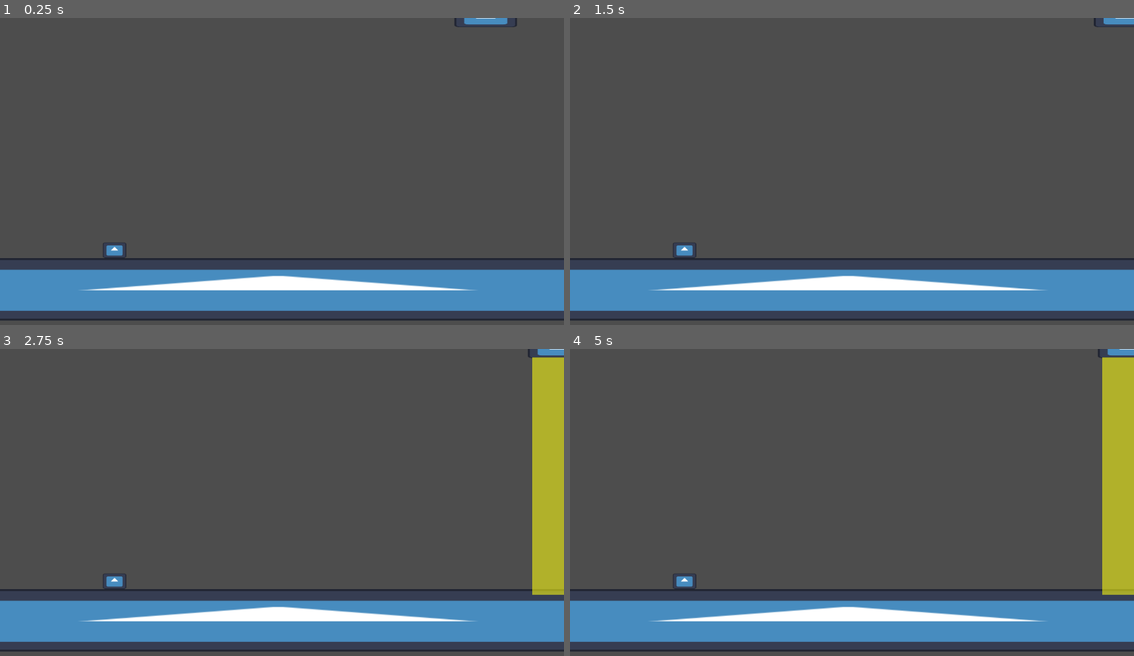
Above: before the commit, frames 1-4 (two rows, left to right).
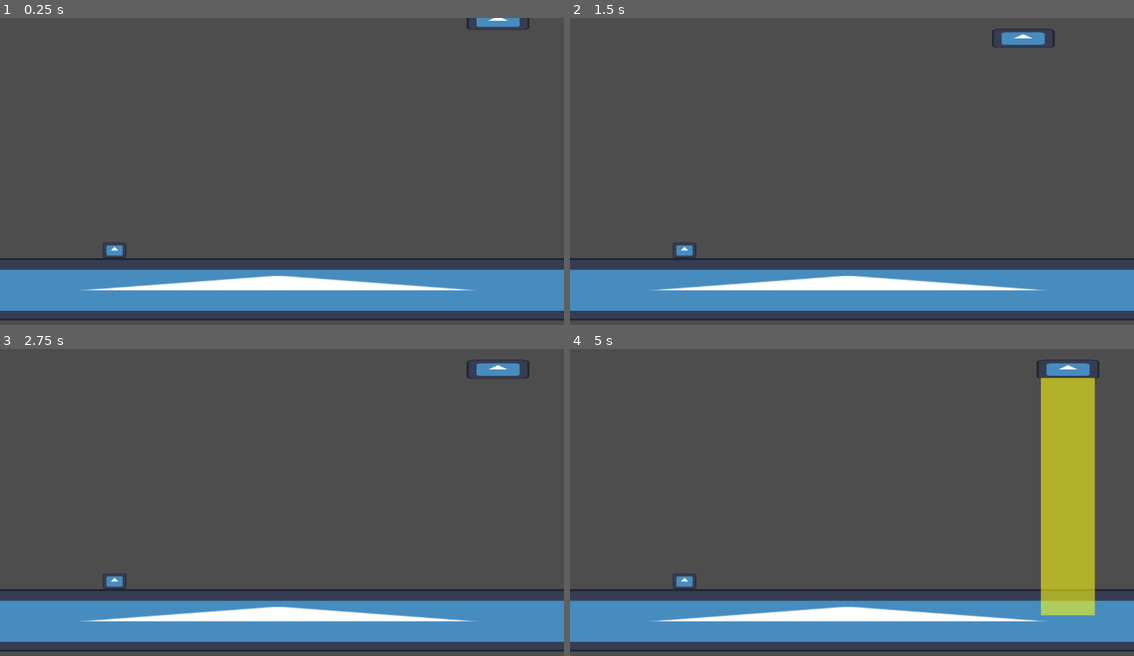
Above: after the commit, the same moments.

Repository: Luminescent-Cheese/district-jam-VII
Game: Godot game, scene res://test_ufo.tscn
Two runs of this game, one before a commit and one after it. Both use one fixed random seed, a clock stepped at 60 frames per second and the inputs below. This scene is started directly instead of the project's main scene. The engine's default icon, where the game draws it, is replaced by a stand-in: a white triangle on a blue panel in a dark square.
Inputs (mouse positions are in pixels of both pictures, inside the frame that each line leads up to):
- Up to frame 1 (0.25 s): no input
- Up to frame 2 (1.5 s): move the mouse to (976, 159) at 0.52 s; click (976, 159) at 0.67 s; move the mouse to (739, 192) at 1.27 s; click (739, 192) at 1.42 s
- Up to frame 3 (2.75 s): move the mouse to (338, 438) at 2.02 s; click (338, 438) at 2.17 s
- Up to frame 4 (5 s): move the mouse to (823, 570) at 2.77 s; click (823, 570) at 2.92 s; move the mouse to (1021, 554) at 3.52 s; click (1021, 554) at 3.67 s; move the mouse to (682, 459) at 4.27 s; click (682, 459) at 4.42 s

The runs differ from the first frame. In frame 1, 0.3% of the frame differs, in the area x 80-94%, y 0-4%; in frame 2, 0.6%; in frame 3, 4.9%; in frame 4, 12%, in the area x 82-100%, y 0-87%.

Commit message:
ufo lowers down when enterring

Diff:
--- a/test_ufo.gd
+++ b/test_ufo.gd
@@ -19,6 +19,6 @@
 	# random x position in viewport, at top (it will descend and search)
 	var new_ufo = ufo_scene.instantiate()
 	var random_x = randf_range(world_bounds.min_x, world_bounds.max_x)
-	new_ufo.position = Vector2(random_x, world_bounds.min_y)
+	new_ufo.position = Vector2(random_x, world_bounds.min_y - 20)
 
 	add_child(new_ufo)
--- a/ufo.gd
+++ b/ufo.gd
@@ -4,7 +4,7 @@
 
 @export var cow_in_beam: CharacterBody2D = null
 
-enum UfoAction { MOVE, SCAN, ABDUCT_COW }
+enum UfoAction { LOWER, MOVE, SCAN, ABDUCT_COW }
 var current_action = null
 var time_doing_action = 0.0
 
@@ -15,7 +15,7 @@
 const SPEED = 500.0
 
 func _ready() -> void:
-	current_action = UfoAction.SCAN
+	current_action = UfoAction.LOWER
 	$Beam2D.hide()
 
 func _physics_process(delta: float) -> void:
@@ -39,6 +39,8 @@
 		scan_for_cow()
 	elif current_action == UfoAction.MOVE:
 		search()
+	elif current_action == UfoAction.LOWER:
+		lower()
 
 func scan_for_cow():
 	var cows_in_beam = beam_area.get_overlapping_bodies()
@@ -61,3 +63,16 @@
 
 	velocity = direction * SPEED
 	move_and_slide()
+
+func lower():
+	var world_bounds = CoordsUtils.get_world_bounds(self)
+	if (global_position.y > world_bounds.min_y + 40):
+		current_action = UfoAction.SCAN
+		time_doing_action = 0.0
+		direction = Vector2.ZERO
+		$Beam2D.show()
+		return
+
+	direction = Vector2(0, 1)
+	velocity = direction * 100
+	move_and_slide()
